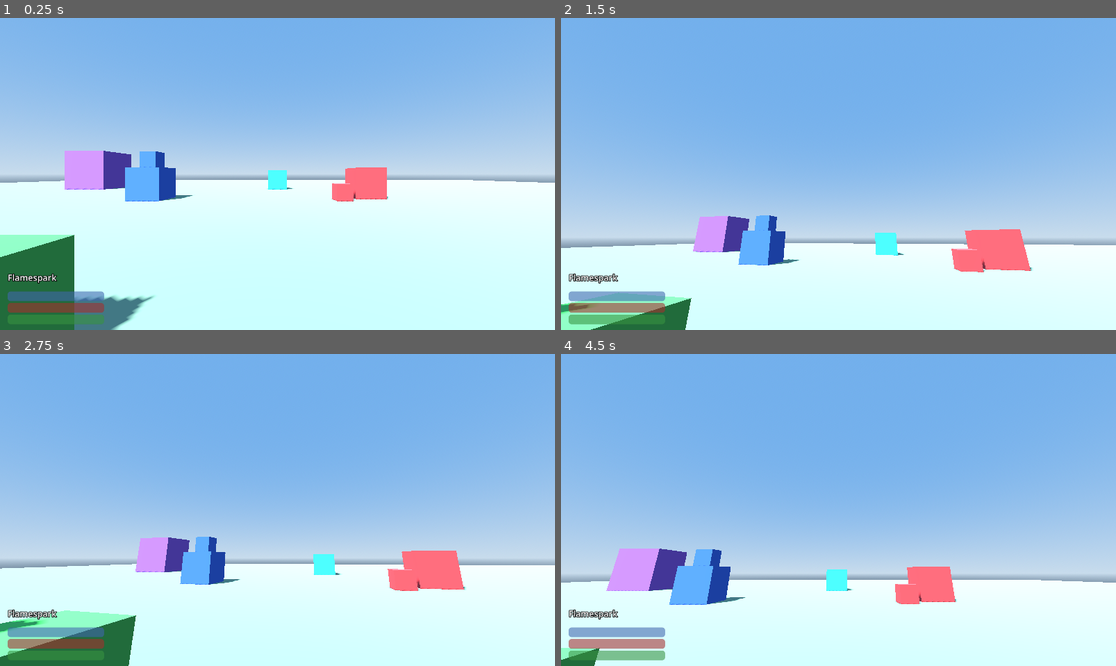
Above: before the commit, frames 1-4 (two rows, left to right).
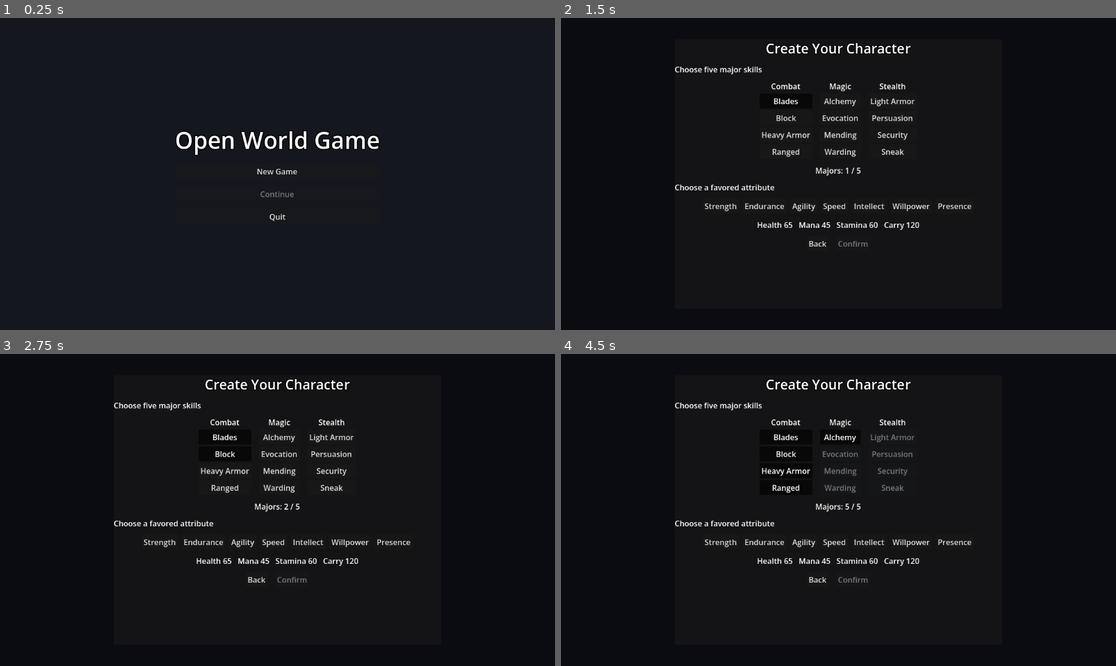
Above: after the commit, the same moments.

Repository: gatorpazz/open-world-game
Game: Godot game, scene res://scenes/ui/title_screen.tscn
Two runs of this game, one before a commit and one after it. Both use one fixed random seed, a clock stepped at 60 frames per second and the inputs below. Before the commit the project starts from res://scenes/main.tscn.
Inputs (mouse positions are in pixels of both pictures, inside the frame that each line leads up to):
- Up to frame 1 (0.25 s): no input
- Up to frame 2 (1.5 s): click (838, 170) at 0.5 s, where only the run after the commit has a clickable "New Game"; click (788, 102) at 1.25 s, where only the run after the commit has a clickable "Blades"
- Up to frame 3 (2.75 s): click (227, 453) at 2 s, where only the run after the commit has a clickable "Block"
- Up to frame 4 (4.5 s): click (788, 469) at 2.75 s, where only the run after the commit has a clickable "Heavy Armor"; click (788, 488) at 3.5 s, where only the run after the commit has a clickable "Ranged"; click (838, 438) at 4.25 s, where only the run after the commit has a clickable "Alchemy"

The runs differ from the first frame. In frame 1, 100% of the frame differs, in the area x 0-100%, y 0-100%; in frame 2, 100%; in frame 3, 100%; in frame 4, 100%.

Commit message:
ui: title screen boots the game; main_scene flip
SkillDef.ARCHETYPES becomes the one archetype vocabulary (form +
validator); set_favored refuses unknown attributes; preview clamps
through set_attribute.

Co-Authored-By: Claude Fable 5 <noreply@anthropic.com>

Diff:
--- a/project.godot
+++ b/project.godot
@@ -11,7 +11,7 @@
 [application]
 
 config/name="Open World Game"
-run/main_scene="res://scenes/main.tscn"
+run/main_scene="res://scenes/ui/title_screen.tscn"
 config/features=PackedStringArray("4.7", "Forward Plus")
 config/icon="res://icon.svg"
 
--- /dev/null
+++ b/scenes/ui/title_screen.tscn
@@ -0,0 +1,76 @@
+[gd_scene load_steps=4 format=3]
+
+[ext_resource type="Script" path="res://scripts/ui/title_screen.gd" id="1_title"]
+[ext_resource type="PackedScene" path="res://scenes/ui/creation_form.tscn" id="2_form"]
+
+[sub_resource type="LabelSettings" id="game_title_settings"]
+font_size = 48
+outline_size = 8
+outline_color = Color(0, 0, 0, 1)
+
+[node name="TitleScreen" type="Control"]
+layout_mode = 3
+anchors_preset = 15
+anchor_right = 1.0
+anchor_bottom = 1.0
+grow_horizontal = 2
+grow_vertical = 2
+script = ExtResource("1_title")
+
+[node name="Background" type="ColorRect" parent="."]
+layout_mode = 1
+anchors_preset = 15
+anchor_right = 1.0
+anchor_bottom = 1.0
+grow_horizontal = 2
+grow_vertical = 2
+color = Color(0.08, 0.09, 0.12, 1)
+
+[node name="TitleColumn" type="VBoxContainer" parent="."]
+unique_name_in_owner = true
+layout_mode = 1
+anchors_preset = 8
+anchor_left = 0.5
+anchor_top = 0.5
+anchor_right = 0.5
+anchor_bottom = 0.5
+offset_left = -140.0
+offset_top = -160.0
+offset_right = 140.0
+offset_bottom = 160.0
+grow_horizontal = 2
+grow_vertical = 2
+theme_override_constants/separation = 16
+alignment = 1
+
+[node name="GameTitle" type="Label" parent="TitleColumn"]
+layout_mode = 2
+text = "Open World Game"
+label_settings = SubResource("game_title_settings")
+horizontal_alignment = 1
+
+[node name="NewGameButton" type="Button" parent="TitleColumn"]
+unique_name_in_owner = true
+layout_mode = 2
+text = "New Game"
+
+[node name="ContinueButton" type="Button" parent="TitleColumn"]
+unique_name_in_owner = true
+layout_mode = 2
+text = "Continue"
+
+[node name="QuitButton" type="Button" parent="TitleColumn"]
+unique_name_in_owner = true
+layout_mode = 2
+text = "Quit"
+
+[node name="NoticeLabel" type="Label" parent="TitleColumn"]
+unique_name_in_owner = true
+visible = false
+layout_mode = 2
+horizontal_alignment = 1
+
+[node name="CreationForm" parent="." instance=ExtResource("2_form")]
+unique_name_in_owner = true
+visible = false
+layout_mode = 1
--- a/scripts/resources/skill_def.gd
+++ b/scripts/resources/skill_def.gd
@@ -2,6 +2,11 @@
 extends Resource
 ## Definition of a single skill. Content lives in data/skills/*.tres;
 ## this script only defines the shape.
+
+## The archetype vocabulary (spec 001): every skill belongs to exactly one.
+## The one canonical list — the data validator and the creation form's
+## picker columns both read it.
+const ARCHETYPES: Array[StringName] = [&"combat", &"magic", &"stealth"]
 
 @export var id: StringName
 @export var display_name: String
--- a/scripts/systems/stats_component.gd
+++ b/scripts/systems/stats_component.gd
@@ -136,8 +136,10 @@
 		if not file_name.ends_with(".tres"):
 			continue
 		var skill := load(SKILLS_DIR.path_join(file_name)) as SkillDef
-		if skill != null:
-			defs.append(skill)
+		if skill == null:
+			push_warning("list_skill_defs: %s is not a SkillDef" % file_name)
+			continue
+		defs.append(skill)
 	return defs
 
 
--- a/scripts/ui/creation_form.gd
+++ b/scripts/ui/creation_form.gd
@@ -8,9 +8,6 @@
 
 signal confirmed(sheet: CharacterSheet)
 signal cancelled
-
-## Archetype column order for the majors picker (the 001 table's split).
-const ARCHETYPES: Array[StringName] = [&"combat", &"magic", &"stealth"]
 
 var _config: BalanceConfig
 var _selected_majors: Array[StringName] = []
@@ -52,8 +49,11 @@
 	return true
 
 
-## Sets (replaces) the favored attribute.
+## Sets (replaces) the favored attribute; an unknown attribute is refused.
 func set_favored(attribute: StringName) -> void:
+	if not CharacterSheet.ATTRIBUTE_NAMES.has(attribute):
+		push_warning("set_favored: unknown attribute '%s'" % attribute)
+		return
 	_favored = attribute
 	_refresh()
 
@@ -84,13 +84,13 @@
 	for attribute: StringName in CharacterSheet.ATTRIBUTE_NAMES:
 		sheet.attributes[attribute] = _config.attribute_start
 	if _favored != &"":
-		sheet.attributes[_favored] = _config.attribute_favored_start
+		sheet.set_attribute(_favored, _config.attribute_favored_start)
 	return sheet
 
 
 func _build_skill_columns() -> void:
 	var defs := StatsComponent.list_skill_defs()
-	for archetype: StringName in ARCHETYPES:
+	for archetype: StringName in SkillDef.ARCHETYPES:
 		var column := VBoxContainer.new()
 		var header := Label.new()
 		header.text = String(archetype).capitalize()
--- /dev/null
+++ b/scripts/ui/title_screen.gd
@@ -0,0 +1,56 @@
+class_name TitleScreen
+extends Control
+## Boot scene (spec 009): New Game / Continue / Quit over the hidden
+## creation form. Deliberately carries no spawn marker, so Game._ready's
+## boot adoption stays inert here; the world is only entered through
+## Game.start_new_game or Game.load_game. Chrome text only — any future
+## flavor prose goes through the canon packet (spec 011).
+
+const SAVE_UNREADABLE := "The save file could not be read."
+
+@onready var title_column: VBoxContainer = %TitleColumn
+@onready var new_game_button: Button = %NewGameButton
+@onready var continue_button: Button = %ContinueButton
+@onready var quit_button: Button = %QuitButton
+@onready var notice_label: Label = %NoticeLabel
+@onready var creation_form: CreationForm = %CreationForm
+
+
+func _ready() -> void:
+	Input.mouse_mode = Input.MOUSE_MODE_VISIBLE
+	new_game_button.pressed.connect(_on_new_game_pressed)
+	continue_button.pressed.connect(_on_continue_pressed)
+	quit_button.pressed.connect(_on_quit_pressed)
+	creation_form.confirmed.connect(_on_creation_confirmed)
+	creation_form.cancelled.connect(_show_title)
+	_show_title()
+
+
+## Shows the title column, hiding the form and any stale notice; Continue
+## re-checks the save file every time the column returns.
+func _show_title() -> void:
+	creation_form.hide()
+	notice_label.hide()
+	title_column.show()
+	continue_button.disabled = not Game.has_save()
+
+
+func _on_new_game_pressed() -> void:
+	title_column.hide()
+	creation_form.show()
+
+
+func _on_continue_pressed() -> void:
+	# Decode-before-touch (007): a corrupt file returns false with Game
+	# untouched, so the title simply stays up with a notice.
+	if not Game.load_game():
+		notice_label.text = SAVE_UNREADABLE
+		notice_label.show()
+
+
+func _on_creation_confirmed(sheet: CharacterSheet) -> void:
+	Game.start_new_game(sheet)
+
+
+func _on_quit_pressed() -> void:
+	get_tree().quit()
--- a/tests/data/test_skill_defs.gd
+++ b/tests/data/test_skill_defs.gd
@@ -12,7 +12,6 @@
 	&"willpower",
 	&"presence",
 ]
-const VALID_ARCHETYPES: Array[StringName] = [&"combat", &"magic", &"stealth"]
 
 var _skills: Array[SkillDef] = []
 
@@ -57,4 +56,4 @@
 
 func test_archetypes_are_valid() -> void:
 	for skill: SkillDef in _skills:
-		assert_has(VALID_ARCHETYPES, skill.archetype, "%s archetype is valid" % skill.id)
+		assert_has(SkillDef.ARCHETYPES, skill.archetype, "%s archetype is valid" % skill.id)
--- a/tests/scenes/test_creation_form.gd
+++ b/tests/scenes/test_creation_form.gd
@@ -88,6 +88,12 @@
 			assert_false(button.disabled, "under five, everything re-enables")
 
 
+func test_set_favored_refuses_unknown_attributes() -> void:
+	_pick_five()
+	_form.set_favored(&"charisma")
+	assert_false(_form.can_confirm(), "an unknown favored attribute never validates")
+
+
 func test_set_favored_replaces_previous_pick() -> void:
 	_pick_five()
 	_form.set_favored(&"strength")
--- /dev/null
+++ b/tests/scenes/test_title_screen.gd
@@ -0,0 +1,140 @@
+extends GutTest
+## Title-screen flow (spec 009, criteria 8-10): Continue gating, the
+## corrupt-save notice, the title/form state swap, boot inertness, and the
+## created-sheet save round-trip. Uses the test_death_flow harness shape:
+## snapshot/restore every Game field, sandbox world_parent, scratch save.
+
+const TITLE_SCENE := preload("res://scenes/ui/title_screen.tscn")
+const TITLE_SCENE_PATH := "res://scenes/ui/title_screen.tscn"
+const SCRATCH_SAVE := "user://test_title_save.json"
+const BALANCE_PATH := "res://data/balance/balance_config.tres"
+const CREATION_MAJORS: Array[StringName] = [
+	&"ranged",
+	&"alchemy",
+	&"security",
+	&"persuasion",
+	&"light_armor",
+]
+
+var _game: Node
+var _sandbox: Node3D
+var _title: TitleScreen
+var _saved_sheet: CharacterSheet
+var _saved_inventory: Inventory
+var _saved_journal: Journal
+var _saved_world_parent: Node
+var _saved_current_world: Node
+var _saved_player: Player
+var _saved_save_path: String
+
+
+func before_each() -> void:
+	_game = get_node("/root/Game")
+	_saved_sheet = _game.character_sheet
+	_saved_inventory = _game.inventory
+	_saved_journal = _game.journal
+	_saved_world_parent = _game.world_parent
+	_saved_current_world = _game.current_world
+	_saved_player = _game.player
+	_saved_save_path = _game.save_path
+	_sandbox = Node3D.new()
+	add_child_autofree(_sandbox)
+	_game.world_parent = _sandbox
+	_game.current_world = null
+	_game.player = null
+	_game.save_path = SCRATCH_SAVE
+	_remove_scratch()
+	_game.character_sheet = StatsComponent.build_default_sheet(
+		StatsComponent.DEFAULT_MAJOR_SKILLS.duplicate()
+	)
+	_game.inventory = Inventory.new()
+	_game.journal = Journal.new()
+	_title = TITLE_SCENE.instantiate() as TitleScreen
+	add_child_autofree(_title)
+
+
+func after_each() -> void:
+	_remove_scratch()
+	_game.character_sheet = _saved_sheet
+	_game.inventory = _saved_inventory
+	_game.journal = _saved_journal
+	_game.world_parent = _saved_world_parent
+	_game.current_world = _saved_current_world
+	_game.player = _saved_player
+	_game.save_path = _saved_save_path
+
+
+func _remove_scratch() -> void:
+	if FileAccess.file_exists(SCRATCH_SAVE):
+		DirAccess.remove_absolute(ProjectSettings.globalize_path(SCRATCH_SAVE))
+
+
+func _write_scratch(content: String) -> void:
+	var file := FileAccess.open(SCRATCH_SAVE, FileAccess.WRITE)
+	file.store_string(content)
+	file.close()
+
+
+# --- Title flow (criterion 8) ---
+
+
+func test_continue_disabled_without_a_save_and_enabled_with_one() -> void:
+	assert_true(_title.continue_button.disabled, "no file at save_path")
+	_write_scratch("{}")
+	_title._show_title()
+	assert_false(_title.continue_button.disabled)
+
+
+func test_corrupt_save_shows_the_notice_and_stays_on_the_title() -> void:
+	_write_scratch("garbage, not json")
+	_title._show_title()
+	_title._on_continue_pressed()
+	assert_true(_title.notice_label.visible)
+	assert_null(_game.current_world, "no scene change happened")
+	assert_null(_game.player)
+
+
+func test_new_game_shows_the_form_and_cancel_returns_clean() -> void:
+	_write_scratch("garbage, not json")
+	_title._show_title()
+	_title._on_continue_pressed()  # leave a stale notice up
+	_title._on_new_game_pressed()
+	assert_true(_title.creation_form.visible)
+	assert_false(_title.title_column.visible)
+	_title.creation_form.cancelled.emit()
+	assert_true(_title.title_column.visible)
+	assert_false(_title.creation_form.visible)
+	assert_false(_title.notice_label.visible, "the stale notice cleared")
+
+
+# --- Boot inertness (criterion 9) ---
+
+
+func test_title_scene_holds_no_spawn_points() -> void:
+	for node: Node in _title.find_children("*", "", true, false):
+		assert_false(
+			node.is_in_group(&"spawn_points"),
+			"%s must not be a spawn point — boot must stay inert" % node.name
+		)
+
+
+func test_main_scene_boots_to_the_title_screen() -> void:
+	assert_eq(ProjectSettings.get_setting("application/run/main_scene"), TITLE_SCENE_PATH)
+
+
+# --- Persistence (criterion 10) ---
+
+
+func test_created_sheet_round_trips_through_save_and_load() -> void:
+	var cfg := load(BALANCE_PATH) as BalanceConfig
+	var created := StatsComponent.build_creation_sheet(CREATION_MAJORS, &"willpower")
+	_game.start_new_game(created)
+	await wait_process_frames(3)
+	assert_true(_game.save_game())
+	assert_true(_game.load_game())
+	await wait_process_frames(3)
+	assert_ne(_game.character_sheet, created, "the loaded sheet is a decoded copy")
+	assert_eq(_game.character_sheet.attributes[&"willpower"], cfg.attribute_favored_start)
+	assert_eq(_game.character_sheet.attributes[&"strength"], cfg.attribute_start)
+	assert_eq(_game.character_sheet.major_skills, CREATION_MAJORS)
+	assert_eq(SaveCodec.SAVE_VERSION, 1, "creation added no save schema")
Not shown, added: scripts/ui/title_screen.gd.uid
Not shown, added: tests/scenes/test_title_screen.gd.uid
